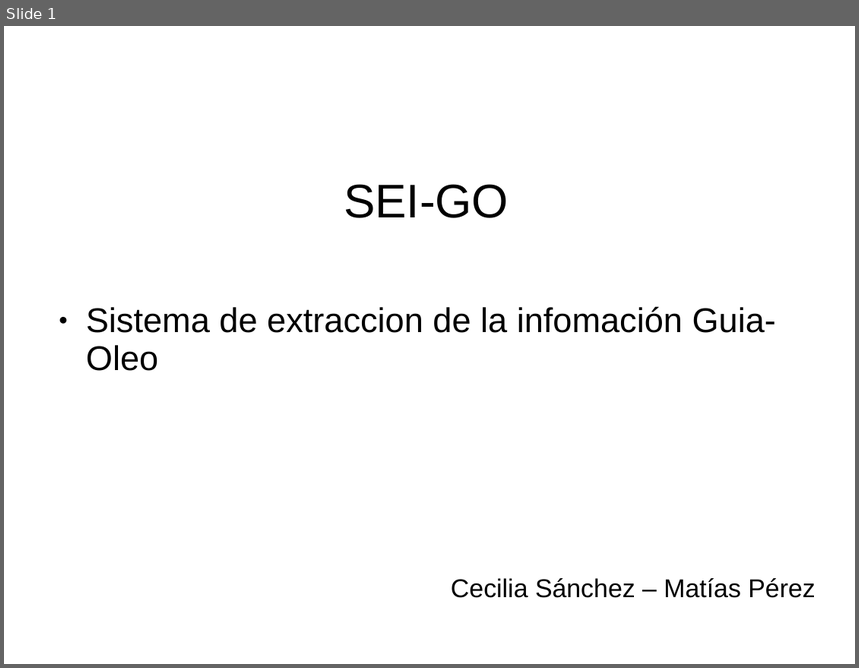
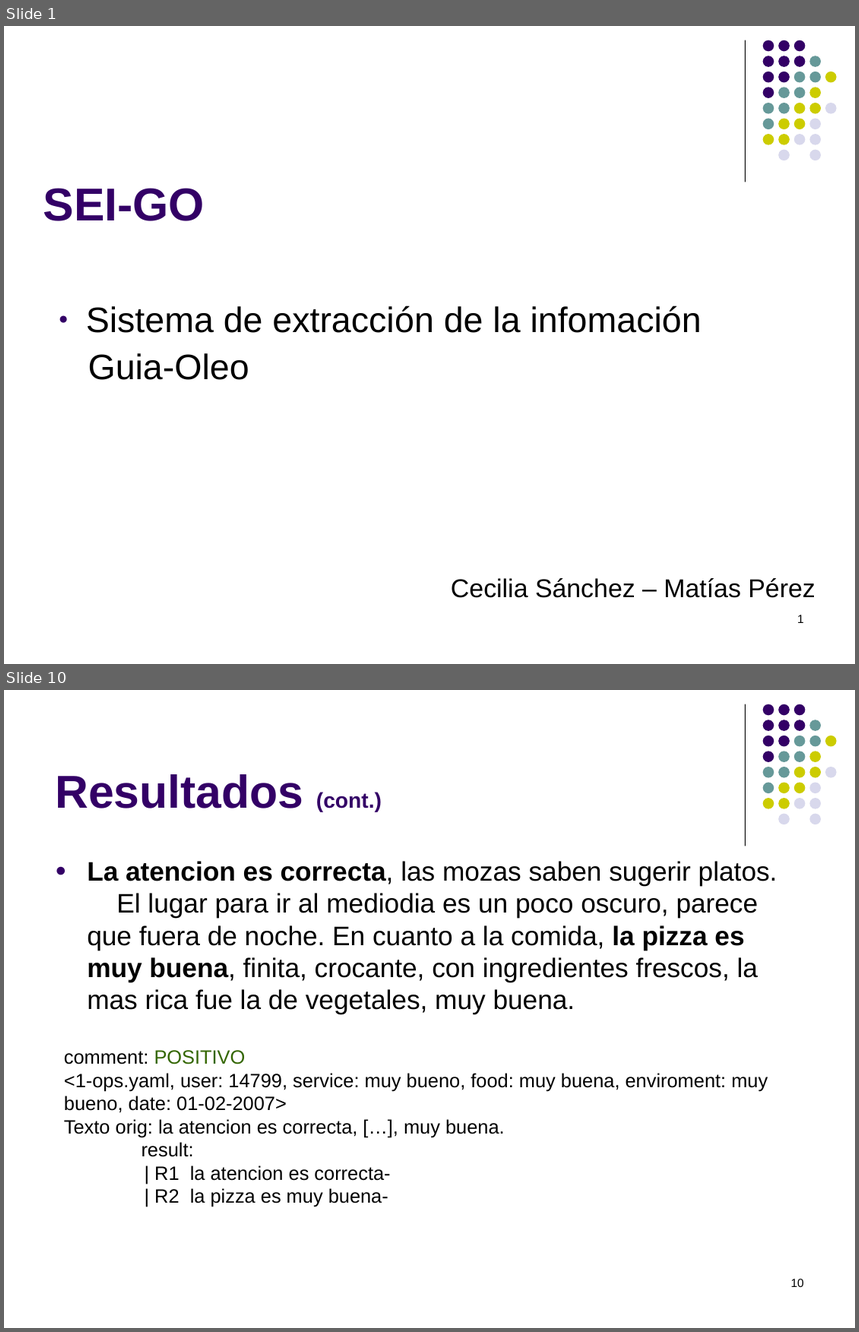
Before and after one commit to Maturuleco/ia2010primercuat, a slide deck: Presentacion/presentacion_final.ppt. Shown one above the other, each under a label of ours: slide 1 before the commit, slides 1 and 10 after it; the slides between them are not shown. The pictures are 859x668 and 859x1332 pixels, drawn with LibreOffice and Linux fonts; fonts in the diff are those of the drawing. Boxes give left, top, right and bottom in pixels: in the first picture for what was removed or moved away, otherwise in the second. Text is boxed around its words. In the diff, an @@ line names an element or a change of style, - is before the commit and + after.

```diff
--- a/Presentacion/presentacion_final.ppt
+++ b/Presentacion/presentacion_final.ppt
@@ slide 10 added at [4, 690, 855, 1328], background #FFFFFF; not listed: 32 template elements that a slide beside it also shows @@
@@ title added at [55, 774, 382, 812], 43 pt, text #330066, bold @@
+Resultados (cont.)
@@ text added at [87, 861, 778, 1015], 25 pt, text #000000 @@
+● La atencion es correcta, las mozas saben sugerir platos. El lugar para ir al mediodia es un poco oscuro, parece que fuera de noche. En cuanto a la comida, la pizza es muy buena, finita, crocante, con ingredientes frescos, la mas rica fue la de vegetales, muy buena.
@@ text added at [64, 1050, 768, 1208], 18 pt, text #000000 @@
+comment: POSITIVO
+<1-ops.yaml, user: 14799, service: muy bueno, food: muy buena, enviroment: muy bueno, date: 01-02-2007>
+Texto orig: la atencion es correcta, […], muy buena.
+result:
+| R1 la atencion es correcta-
+| R2 la pizza es muy buena-
@@ page number added at [791, 1279, 804, 1287], 11 pt, text #000000 @@
+10
@@ slide 1 changed as well @@
@@ line added from (746, 40) to (746, 182), #000000 0.74 pt @@
@@ title "SEI-GO" at [44, 188, 205, 221]: size 44 to 43 pt, text colour #000000 to #330066, bold on; alignment centre to left; line spacing 0.93 to 1 @@
@@ group added at [763, 40, 837, 161]: 31 ellipses @@
@@ text at [86, 306, 702, 380]: text changed; size 32 to 33 pt @@
-● Sistema de extraccion de la infomación Guia-Oleo
+● Sistema de extracción de la infomación
+Guia-Oleo
@@ page number added at [797, 615, 804, 623], 11 pt, text #000000 @@
+1
```
Also in this commit, not shown: 1 other slide changed, 11 other slides added, 3 slides removed.
